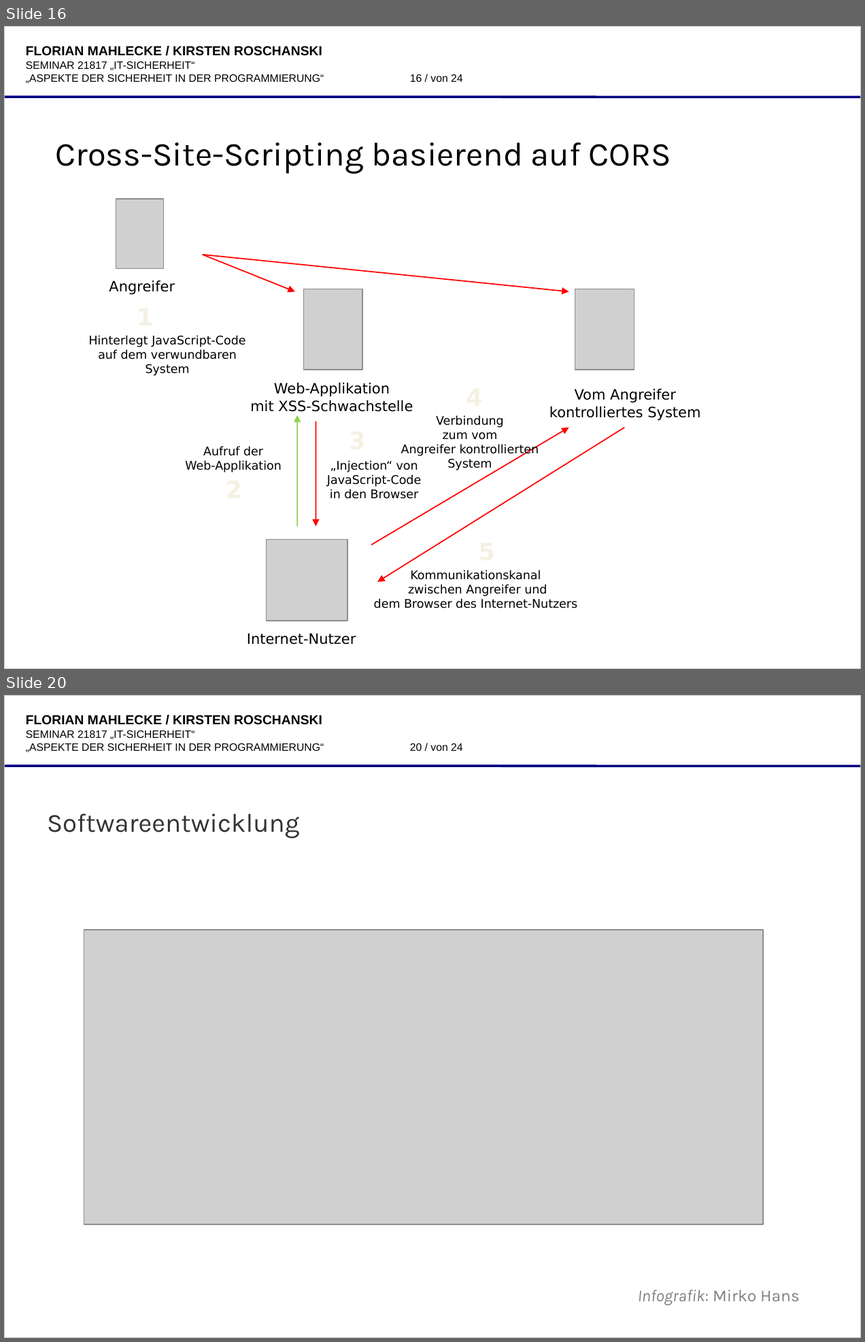
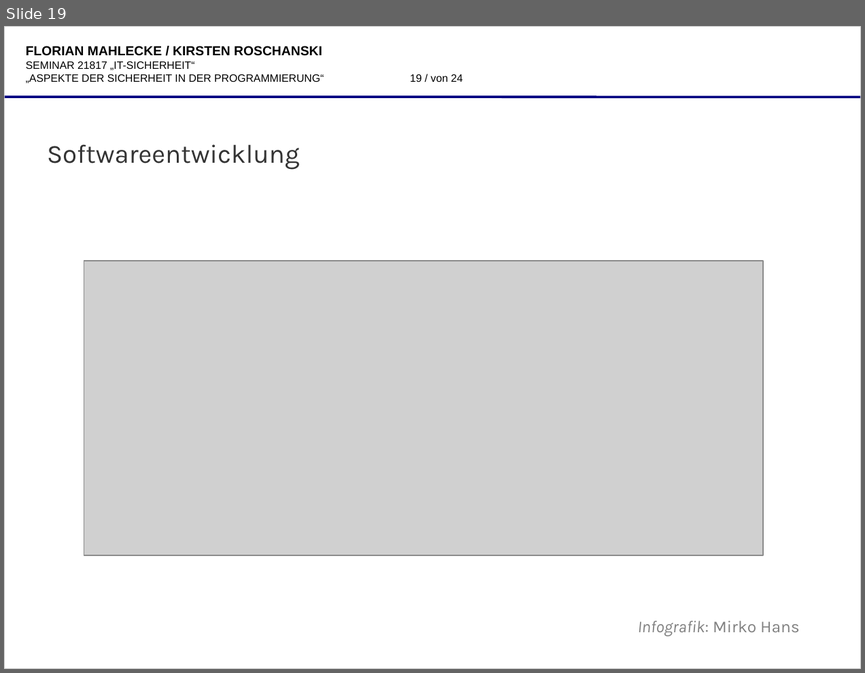
Before and after one commit to katgirl/FernUni, a slide deck: praesentation/21817-folien-9053522,8632014-roschanski,mahlecke-aspekte_der_sicheren_programmierung.odp. Shown one above the other, each under a label of ours: slides 16 and 20 before the commit, slide 19 after it; the slides between them are not shown. The pictures are 865x1342 and 865x673 pixels, drawn with LibreOffice and Linux fonts; fonts in the diff are those of the drawing; grey boxes stand for pictures; background and template pictures are left out. Boxes give left, top, right and bottom in pixels: in the first picture for what was removed or moved away, otherwise in the second. Text is boxed around its words. In the diff, an @@ line names an element or a change of style, - is before the commit and + after.

```diff
--- a/praesentation/21817-folien-9053522,8632014-roschanski,mahlecke-aspekte_der_sicheren_programmierung.odp
+++ b/praesentation/21817-folien-9053522,8632014-roschanski,mahlecke-aspekte_der_sicheren_programmierung.odp
@@ slide 16 removed at (4,26,861,669), background #FFFFFF; not listed: 4 template elements that a slide beside it also shows @@
@@ title removed at (56,142,671,174) @@
-Cross-Site-Scripting basierend auf CORS
@@ picture removed at (116,199,164,269) @@
@@ arrow removed from (203, 254) to (295, 292) @@
@@ arrow removed from (203, 254) to (568, 292) @@
@@ text removed at (109,280,175,295) @@
-Angreifer
@@ picture removed at (303,289,362,369) @@
@@ picture removed at (575,289,634,369) @@
@@ free removed at (128,297,159,335) @@
-1
@@ text removed at (89,335,245,376) @@
-Hinterlegt JavaScript-Code
-auf dem verwundbaren
-System
@@ text removed at (250,382,413,412) @@
-Web-Applikation
-mit XSS-Schwachstelle
@@ free removed at (458,378,488,415) @@
-4
@@ text removed at (549,388,700,420) @@
-Vom Angreifer
-kontrolliertes System
@@ arrow removed from (297, 526) to (297, 415) @@
@@ arrow removed from (316, 421) to (316, 526) @@
@@ free removed at (341,421,372,458) @@
-3
@@ arrow removed from (372, 544) to (568, 427) @@
@@ arrow removed from (624, 427) to (377, 581) @@
@@ text removed at (401,415,539,470) @@
-Verbindung
-zum vom
-Angreifer kontrollierten
-System
@@ text removed at (185,446,281,472) @@
-Aufruf der
-Web-Applikation
@@ free removed at (218,471,248,507) @@
-2
@@ text removed at (327,461,421,499) @@
-„Injection“ von
-JavaScript-Code
-in den Browser
@@ free removed at (470,533,501,569) @@
-5
@@ picture removed at (266,539,347,620) @@
@@ text removed at (374,569,578,608) @@
-Kommunikationskanal
-zwischen Angreifer und
-dem Browser des Internet-Nutzers
@@ text removed at (247,633,356,644) @@
-Internet-Nutzer
@@ what was slide 20 is now slide 19 @@
@@ page number at (410,74,463,82): text changed @@
-20 / von 24
+19 / von 24
```
Also in this commit, not shown: 10 slides changed, 4 other files.
